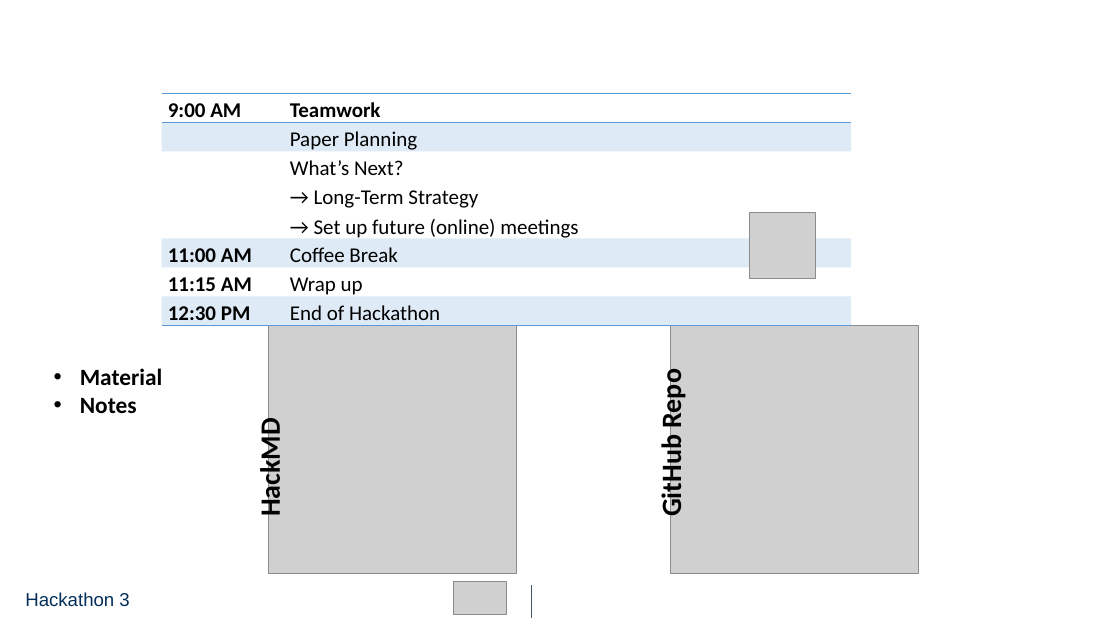
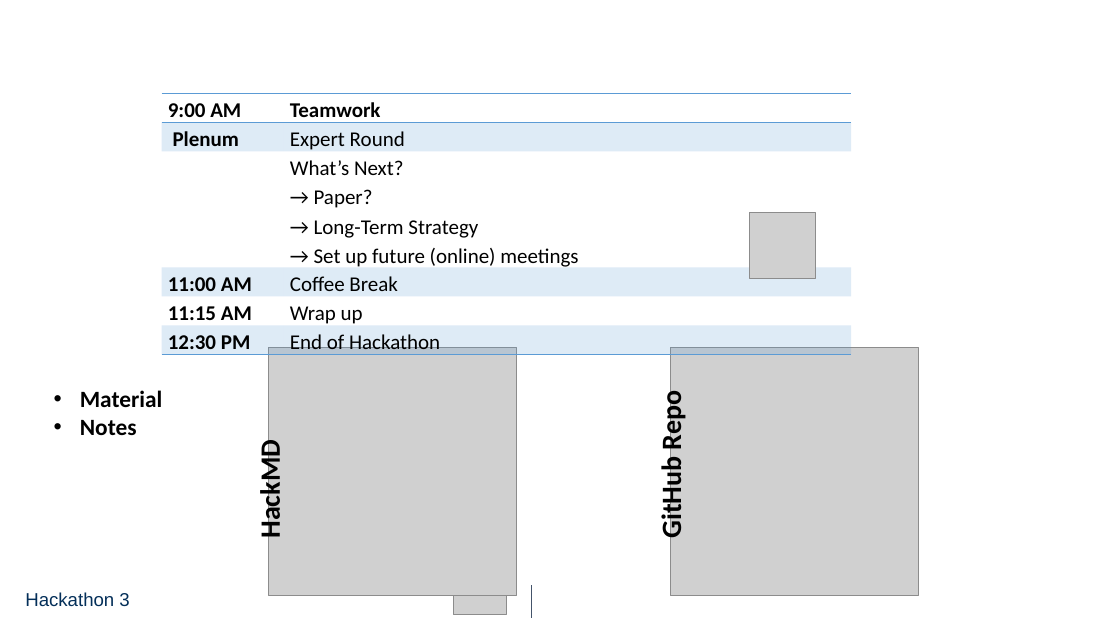
Before and after one commit to materialdigital/ontology-hackathon-3, a slide deck: slide 5 of PMD_Hackathon_3_BAM_Berlin.pptx. Drawn at 1120x630 pixels with LibreOffice and Linux fonts; fonts in the diff are those of the drawing; grey boxes stand for pictures; background and template pictures are left out. Boxes give left, top, right and bottom in pixels: in the first picture for what was removed or moved away, otherwise in the second. Text is boxed around its words. In the diff, an @@ line names an element or a change of style, - is before the commit and + after.

```diff
--- a/PMD_Hackathon_3_BAM_Berlin.pptx
+++ b/PMD_Hackathon_3_BAM_Berlin.pptx
@@ table at (161,93,851,359) @@
-row 2, column 1: 
+row 2, column 1: Plenum
-row 2, column 2: Paper Planning
+row 2, column 2: Expert Round
-row 3, column 2: What’s Next? → Long-Term Strategy → Set up future (online) meetings
+row 3, column 2: What’s Next? → Paper? → Long-Term Strategy → Set up future (online) meetings
@@ 3 texts, 2 pictures: place and size @@
-3 texts, 2 pictures at (80,326,918,574)
+3 texts, 2 pictures at (80,348,918,596)
```
Also in this commit, not shown: 3 other slides changed, 1 other file.
